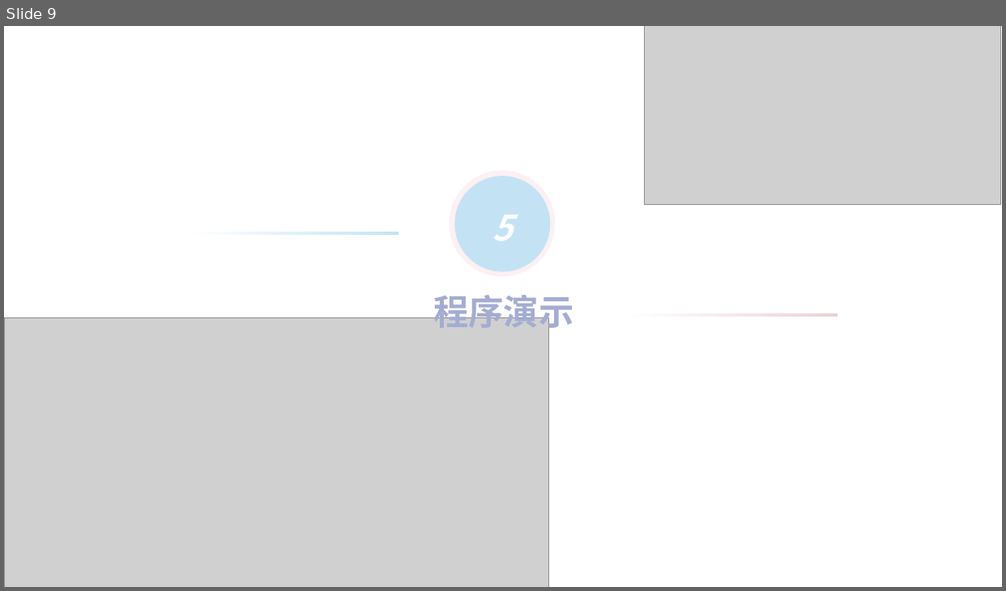
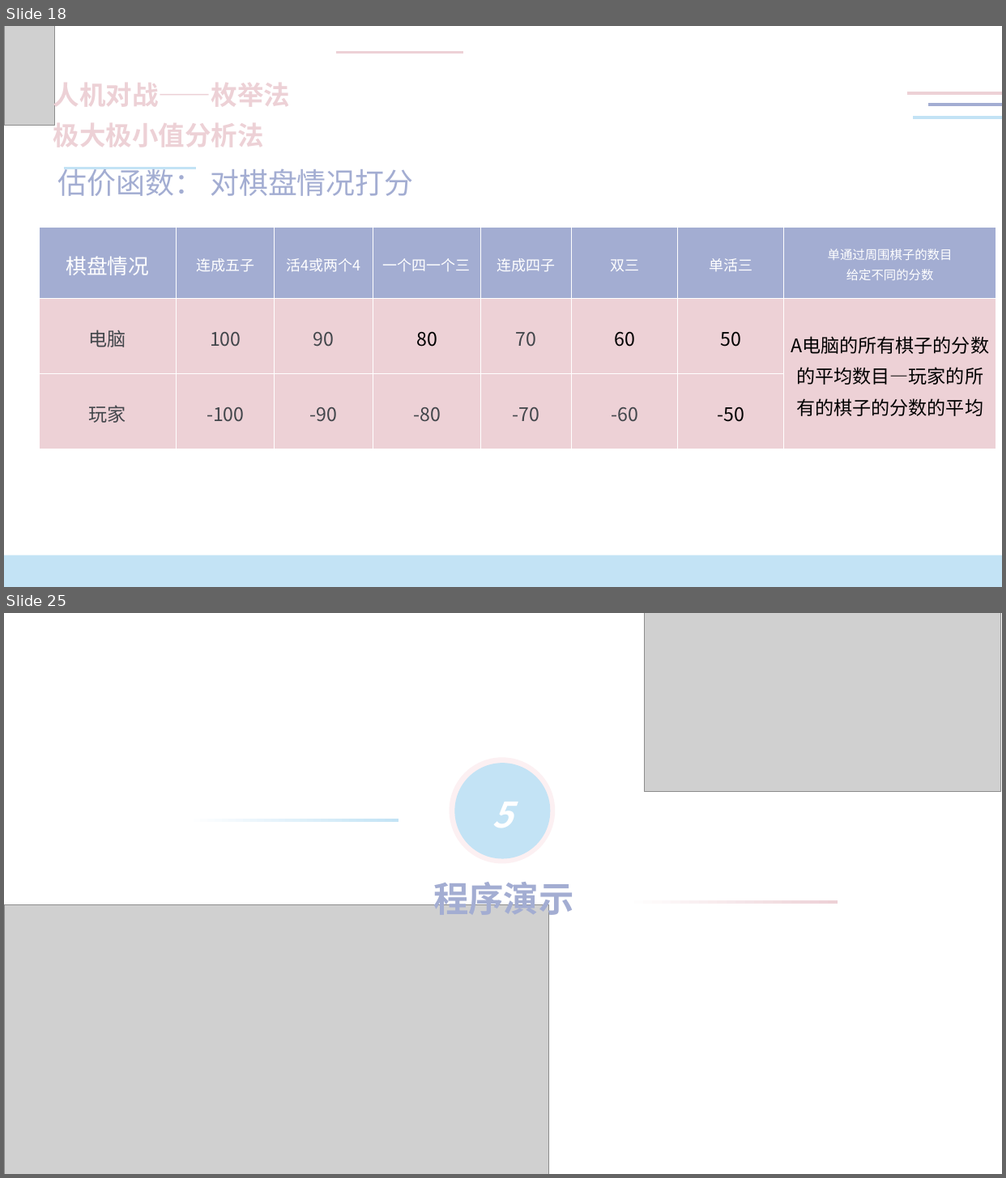
Before and after one commit to un-poco/Python-gobang, a slide deck: Python课设答辩.pptx. Shown one above the other, each under a label of ours: slide 9 before the commit, slides 18 and 25 after it; the slides between them are not shown. The pictures are 1006x591 and 1006x1178 pixels, drawn with LibreOffice and Linux fonts; fonts in the diff are those of the drawing; grey boxes stand for pictures. Boxes give left, top, right and bottom in pixels: in the first picture for what was removed or moved away, otherwise in the second. Text is boxed around its words. In the diff, an @@ line names an element or a change of style, - is before the commit and + after.

```diff
--- a/Python课设答辩.pptx
+++ b/Python课设答辩.pptx
@@ slide 18 added at [4,26,1002,587], background #FFFFFF @@
@@ picture added at [4,26,54,126] @@
@@ line added from (336, 52) to (463, 52), #EDD1D6 2.5 pt @@
@@ text added at [53,78,290,112], 25.3 pt, text #EDD1D6, bold @@
+人机对战——枚举法
@@ freeform shape added at [908,92,1002,95], fill #EDD1D6 @@
@@ text added at [53,118,264,148], 25.3 pt, text #EDD1D6, bold @@
+极大极小值分析法
@@ freeform shape added at [914,116,1002,119], fill #C3E3F5 @@
@@ freeform shape added at [928,103,1002,106], fill #A3ADD2 @@
@@ text added at [58,167,413,196], 28 pt, text #A3ADD2 @@
+估价函数： 对棋盘情况打分
@@ line added from (64, 169) to (197, 169), #C3E3F5 2.5 pt @@
@@ table added at [39,228,998,449], 3 rows, 8 columns @@
+棋盘情况 | 连成五子 | 活4或两个4 | 一个四一个三 | 连成四子 | 双三 | 单活三 | 单通过周围棋子的数目 / 给定不同的分数
+电脑 | 100 | 90 | 80 | 70 | 60 | 50 | A电脑的所有棋子的分数的平均数目—玩家的所有的棋子的分数的平均
+玩家 | -100 | -90 | -80 | -70 | -60 | -50 | 
@@ freeform shape added at [4,556,1002,587], fill #C3E3F5 @@
@@ what was slide 9 is now slide 25 @@
```
Also in this commit, not shown: 3 slides changed, 16 other slides added, 2 slides removed, 16 other files.
